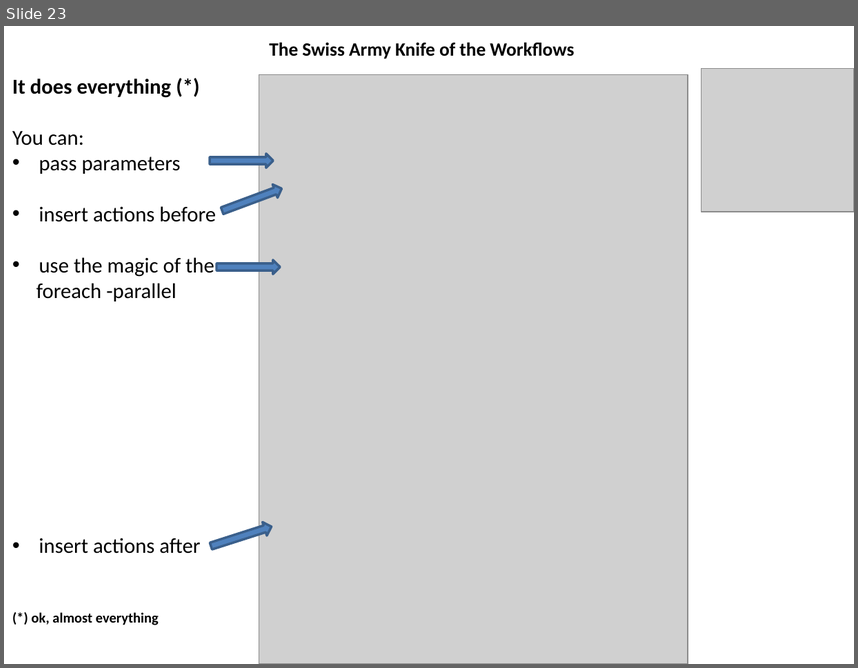
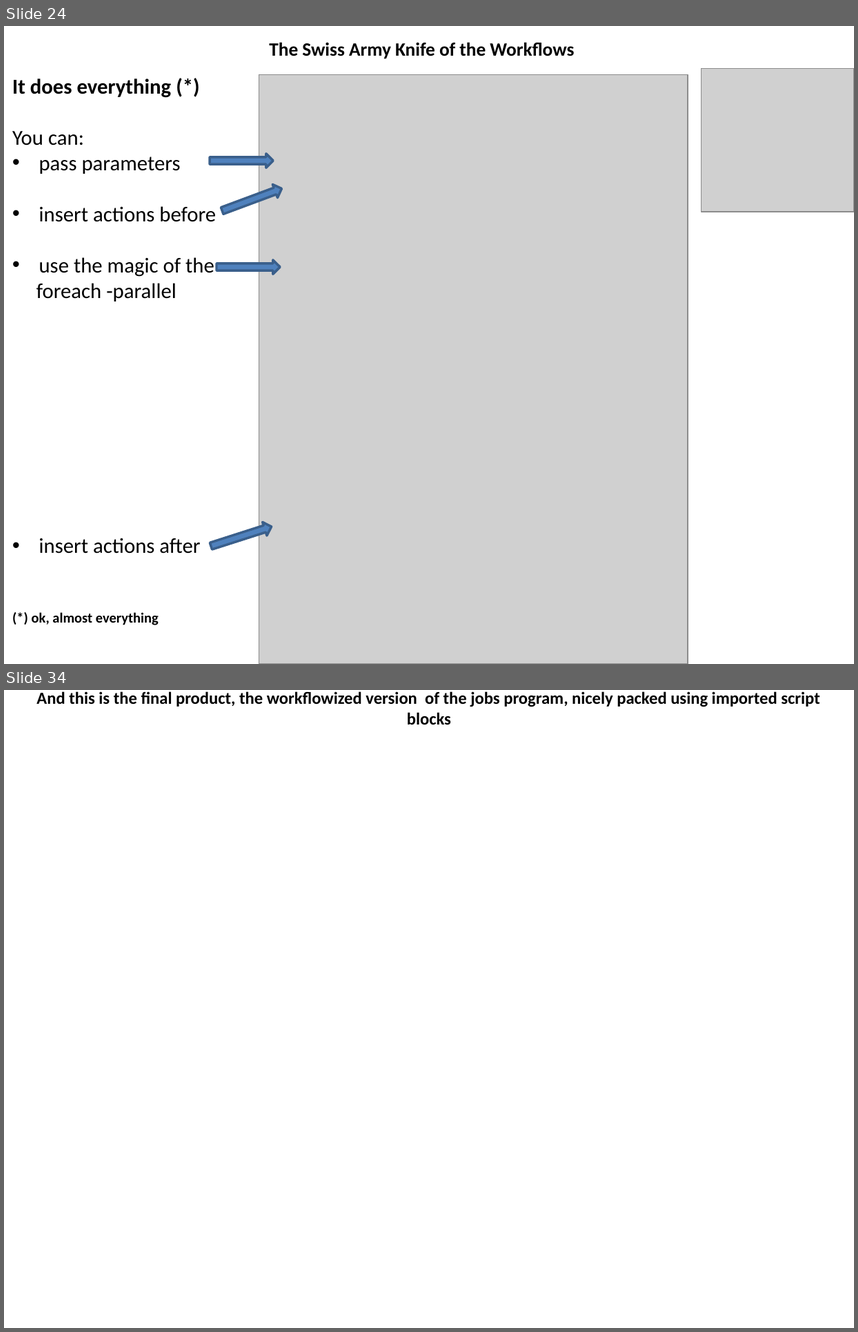
Before and after one commit to wildgrok/PowerShell, a slide deck: PowerShell From The Trenches - Workflows.pptx. Shown one above the other, each under a label of ours: slide 23 before the commit, slides 24 and 34 after it; the slides between them are not shown. The pictures are 858x668 and 858x1332 pixels, drawn with LibreOffice and Linux fonts; fonts in the diff are those of the drawing; grey boxes stand for pictures; background and template pictures are left out. Boxes give left, top, right and bottom in pixels: in the first picture for what was removed or moved away, otherwise in the second. Text is boxed around its words. In the diff, an @@ line names an element or a change of style, - is before the commit and + after.

```diff
--- a/PowerShell From The Trenches - Workflows.pptx
+++ b/PowerShell From The Trenches - Workflows.pptx
@@ slide 34 added at (4, 690, 854, 1328), background picture (left out) @@
@@ title added at (36, 691, 820, 725), 14.4 pt, text #000000, bold @@
+And this is the final product, the workflowized version of the jobs program, nicely packed using imported script blocks
@@ what was slide 23 is now slide 24 @@
```
Also in this commit, not shown: 20 slides changed, 20 other slides added, 2 slides removed.
